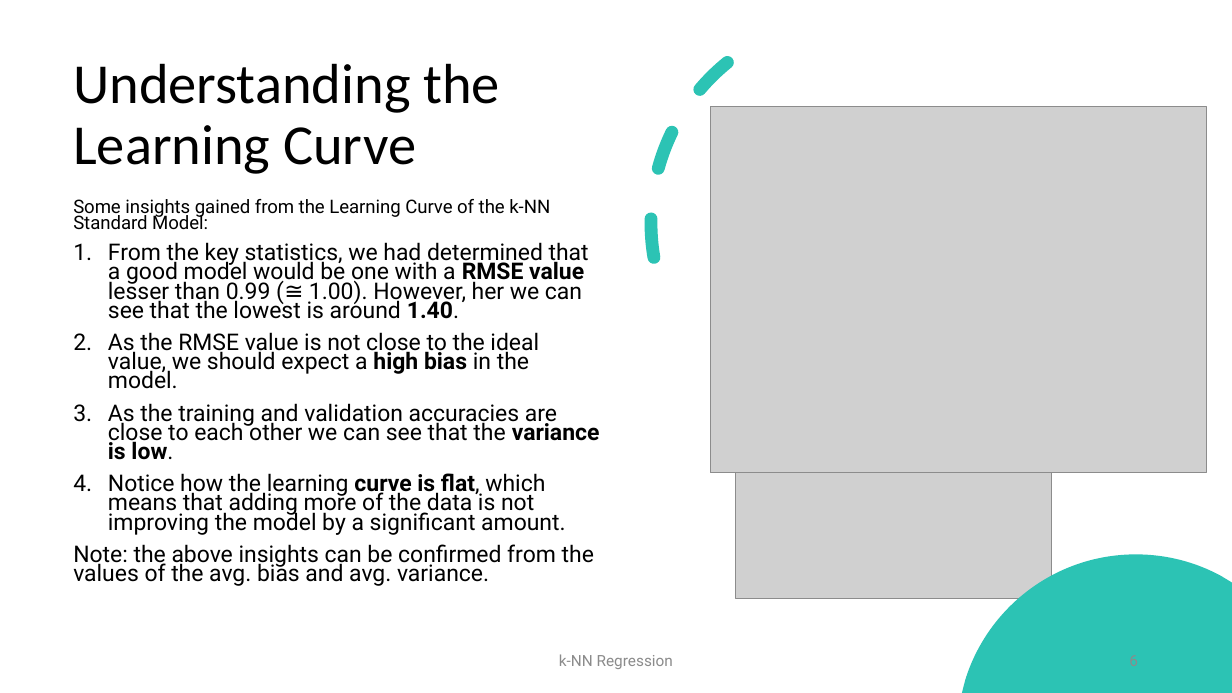
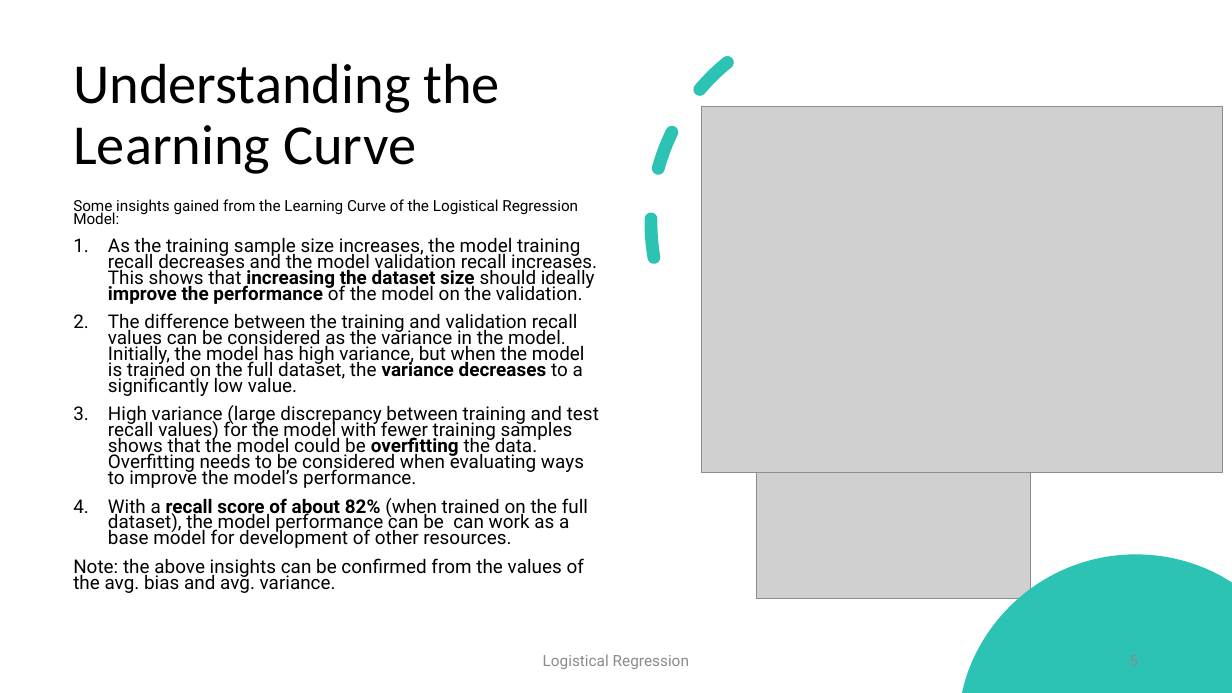
Before and after one commit to radroid/ml-algorithms-assignments, a slide deck: slide 5 of logistical_regression/Logistical Regression - Assignment 2.pptx (slide 6 before the commit). Drawn at 1232x693 pixels with LibreOffice and Linux fonts; fonts in the diff are those of the drawing; grey boxes stand for pictures. Boxes give left, top, right and bottom in pixels: in the first picture for what was removed or moved away, otherwise in the second. Text is boxed around its words. In the diff, an @@ line names an element or a change of style, - is before the commit and + after.

```diff
--- a/logistical_regression/Logistical Regression - Assignment 2.pptx
+++ b/logistical_regression/Logistical Regression - Assignment 2.pptx
@@ picture: place and size @@
-picture at (711, 106, 1207, 473)
+picture at (701, 106, 1223, 473)
@@ text at (73, 199, 599, 548): text changed; size 17.9 to 14.7 pt @@
-Some insights gained from the Learning Curve of the k-NN Standard Model:
-1. From the key statistics, we had determined that a good model would be one with a RMSE value lesser than 0.99 (≅ 1.00). However, her we can see that the lowest is around 1.40.
-2. As the RMSE value is not close to the ideal value, we should expect a high bias in the model.
-3. As the training and validation accuracies are close to each other we can see that the variance is low.
-4. Notice how the learning curve is flat, which means that adding more of the data is not improving the model by a significant amount.
+Some insights gained from the Learning Curve of the Logistical Regression Model:
+1. As the training sample size increases, the model training recall decreases and the model validation recall increases. This shows that increasing the dataset size should ideally improve the performance of the model on the validation.
+2. The difference between the training and validation recall values can be considered as the variance in the model. Initially, the model has high variance, but when the model is trained on the full dataset, the variance decreases to a significantly low value.
+3. High variance (large discrepancy between training and test recall values) for the model with fewer training samples shows that the model could be overfitting the data. Overfitting needs to be considered when evaluating ways to improve the model’s performance.
+4. With a recall score of about 82% (when trained on the full dataset), the model performance can be can work as a base model for development of other resources.
@@ picture: place and size @@
-picture at (736, 473, 1052, 598)
+picture at (757, 473, 1031, 598)
@@ text at (73, 558, 584, 593): size 17.9 to 14.7 pt in "Note: the above insights can be confirmed ..." @@
@@ text at (543, 654, 689, 669): text changed @@
-k-NN Regression
+Logistical Regression
```
Also in this commit, not shown: 7 other slides changed, 2 slides added, 1 slide removed, 14 other files.
